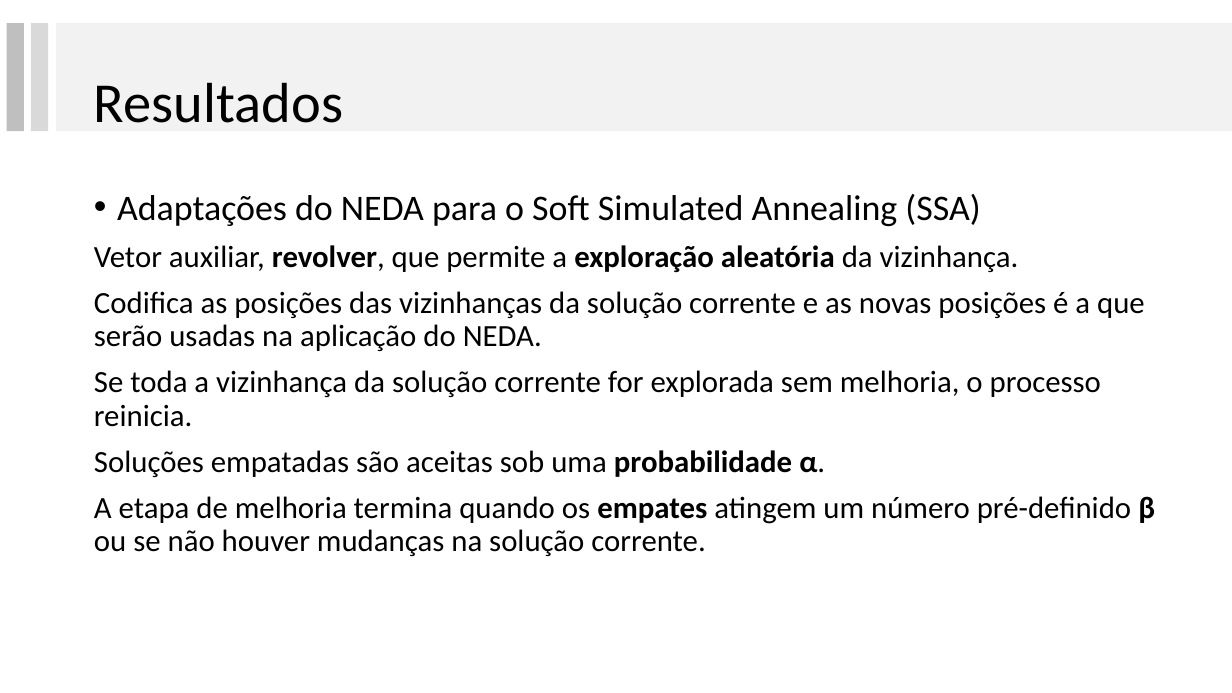
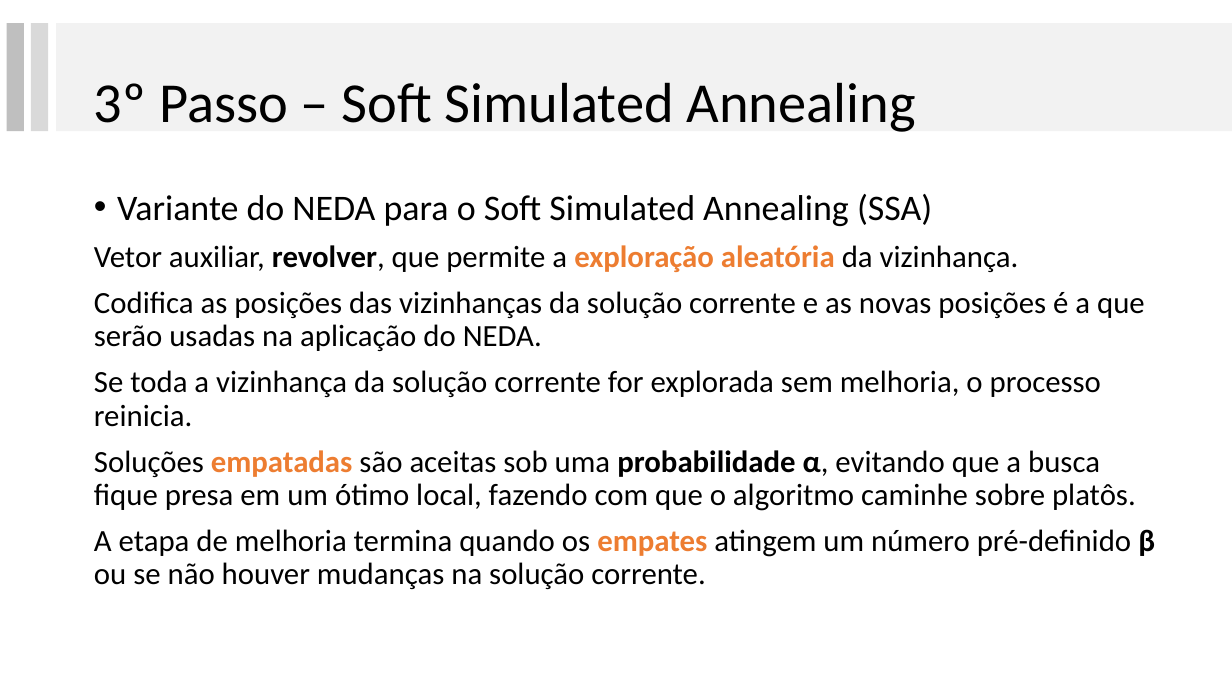
Before and after one commit to lpbiasoto/metaheuristicas, a slide deck: slide 17 of ApresentacaoRibas/apresentaçãoRibas_JHA.pptx (slide 15 before the commit). Drawn at 1232x693 pixels with LibreOffice and Linux fonts; fonts in the diff are those of the drawing. Boxes give left, top, right and bottom in pixels: in the first picture for what was removed or moved away, otherwise in the second. Text is boxed around its words. In the diff, an @@ line names an element or a change of style, - is before the commit and + after.

Commit message:
final

```diff
--- a/ApresentacaoRibas/apresentaçãoRibas_JHA.pptx
+++ b/ApresentacaoRibas/apresentaçãoRibas_JHA.pptx
@@ title at box(94, 82, 916, 132): text changed @@
-Resultados
+3º Passo – Soft Simulated Annealing
@@ text at box(117, 194, 932, 226): text changed @@
-• Adaptações do NEDA para o Soft Simulated Annealing (SSA)
+• Variante do NEDA para o Soft Simulated Annealing (SSA)
@@ text at box(94, 245, 1155, 589): text colour #000000 to #ED7D31 in "exploração aleatória", "empates" @@
@@ text at box(94, 450, 1136, 511): text changed @@
-Soluções empatadas são aceitas sob uma probabilidade α.
+Soluções empatadas são aceitas sob uma probabilidade α, evitando que a busca fique presa em um ótimo local, fazendo com que o algoritmo caminhe sobre platôs.
```
Also in this commit, not shown: 9 other slides changed, 25 slides added, 4 slides removed.
